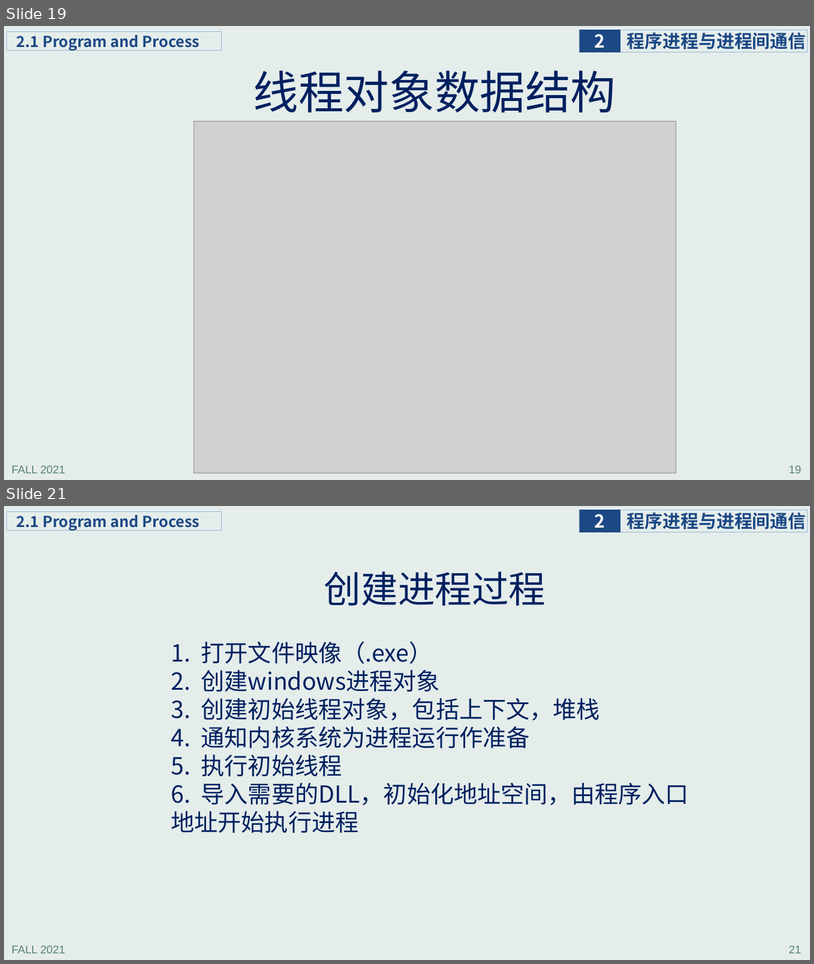
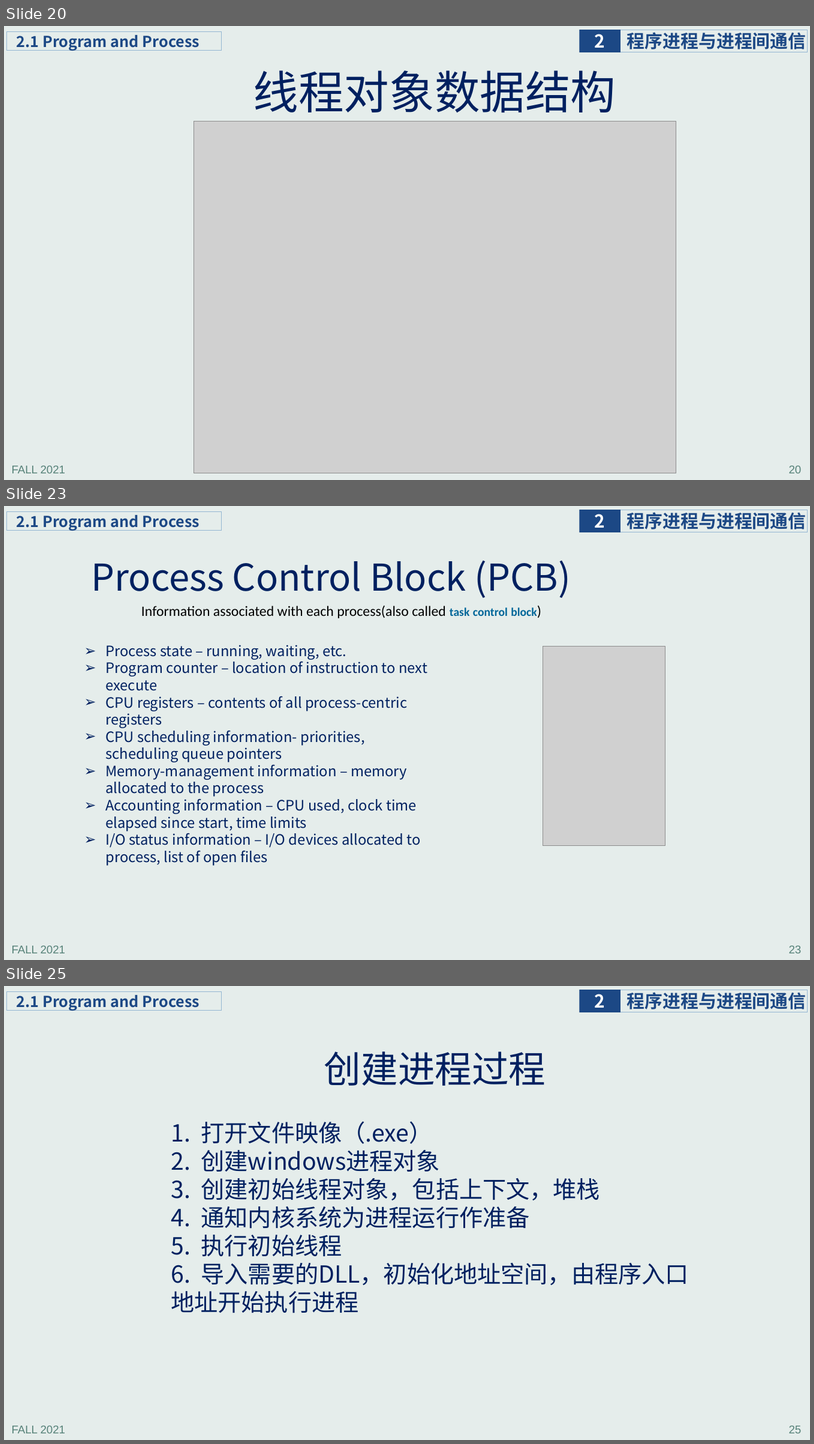
Before and after one commit to principleWindows/win-principle-2021, a slide deck: slides/instruction/principleWindows_2.pptx. Shown one above the other, each under a label of ours: slides 19 and 21 before the commit, slides 20, 23 and 25 after it; the slides between them are not shown. The pictures are 814x964 and 814x1444 pixels, drawn with LibreOffice and Linux fonts; fonts in the diff are those of the drawing; grey boxes stand for pictures. Boxes give left, top, right and bottom in pixels: in the first picture for what was removed or moved away, otherwise in the second. Text is boxed around its words. In the diff, an @@ line names an element or a change of style, - is before the commit and + after.

```diff
--- a/slides/instruction/principleWindows_2.pptx
+++ b/slides/instruction/principleWindows_2.pptx
@@ slide 23 added at (4, 506, 810, 960), background #E5EDEB; not listed: 5 template elements that a slide beside it also shows @@
@@ title added at (92, 561, 571, 598), 44 pt, text #002060 @@
+Process Control Block (PCB)
@@ text added at (141, 606, 537, 618), 17 pt, text #000000 @@
+Information associated with each process(also called task control block)
@@ text added at (105, 645, 428, 865), 17 pt, text #002060 @@
+➢ Process state – running, waiting, etc.
+➢ Program counter – location of instruction to next execute
+➢ CPU registers – contents of all process-centric registers
+➢ CPU scheduling information- priorities, scheduling queue pointers
+➢ Memory-management information – memory allocated to the process
+➢ Accounting information – CPU used, clock time elapsed since start, time limits
+➢ I/O status information – I/O devices allocated to process, list of open files
@@ picture added at (543, 646, 666, 846) @@
@@ what was slide 19 is now slide 20 @@
@@ page number at (789, 465, 802, 473): text changed @@
-19
+20
@@ what was slide 21 is now slide 25 @@
@@ page number at (789, 1425, 802, 1433): text changed @@
-21
+25
```
Also in this commit, not shown: 2 slides changed, 6 other slides added, 4 other files.
